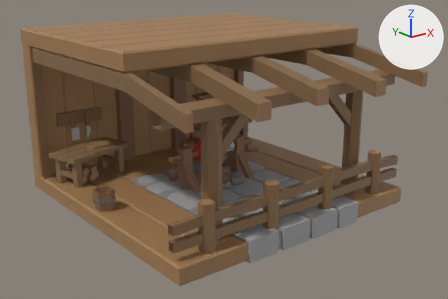
One commit to the FBX model Assets/3DModels/Buildings/Crafting/Kitchen/Lvl_01/Kitchen_Lvl_01_Straight_LeftRight.fbx: the scene before it, then after it.
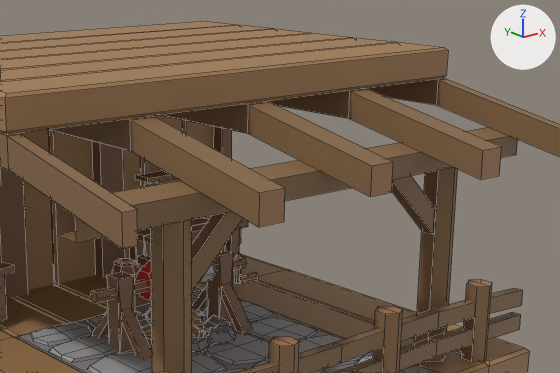
There are two pictures of each version: one whole from a 50 mm lens placed at (-10.88, -14.19, 7.04), pointed at (-0.01, -0.59, 1.61), one close up on the part from 27% to 93% of the width and 1% to 67% of the height. The lights are fixed; the arrows at upper right show +X, +Y and +Z. The last two pictures show the newer version. The close-ups show mesh edges as thin lines. Where no turn or scale is listed for an object, it has been applied to the vertices. Vertices at exactly the same position are counted once.

The first close-up shows 'Kitchen_Lvl_01_Straight_LeftRight'.
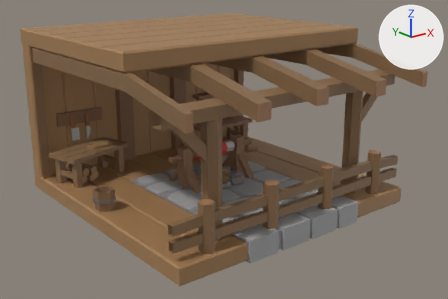
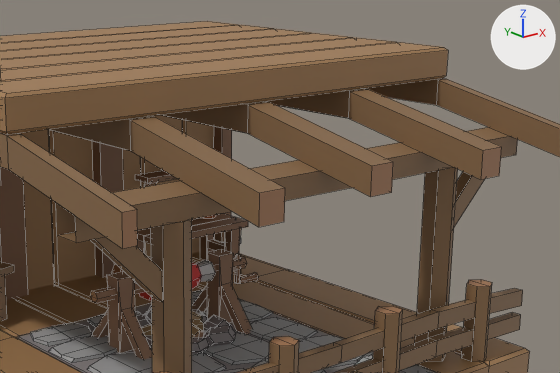
The change, as a diff of the scene's bpy script:
```diff
--- a/Assets/3DModels/Buildings/Crafting/Kitchen/Lvl_01/Kitchen_Lvl_01_Straight_LeftRight.fbx.py
+++ b/Assets/3DModels/Buildings/Crafting/Kitchen/Lvl_01/Kitchen_Lvl_01_Straight_LeftRight.fbx.py
@@ me_cube_014 @@
 me_cube_014.from_pydata(...)  # 1815 vertices, 1461 faces; spans x -4.0..4.0, y -4.5..4.0, z -0.05..5.0
 # used by ob_kitchen_lvl_01_straight_leftright; location = (0.0, 0.0, 0.0)
+# me_cube_014 part 1: the loose piece of 8 vertices spanning x -2.28..-1.28, y -3.35..-3.15, z 2.5..3.5 is turned -180 degrees about the z axis through its middle, then moved by (-1.43, 0.0, 0.0)
+# me_cube_014 part 2: the loose piece of 8 vertices spanning x 1.28..2.28, y -3.35..-3.15, z 2.5..3.5 is turned 180 degrees about the z axis through its middle, then moved by (1.43, 0.0, 0.0)
 me_cube_014.materials.append(mat_palette)
```

Boxes (x1, y1, x2, y2) around the edits, measured in the close-ups (560 x 373 px; the box of a moved part takes in the faces that stretch with it):
part 1 of me_cube_014, moved or reshaped
    before: (192, 212, 243, 292)
    after: (90, 237, 163, 302)
part 2 of me_cube_014, moved or reshaped
    before: (392, 176, 435, 235)
    after: (454, 172, 485, 227)
